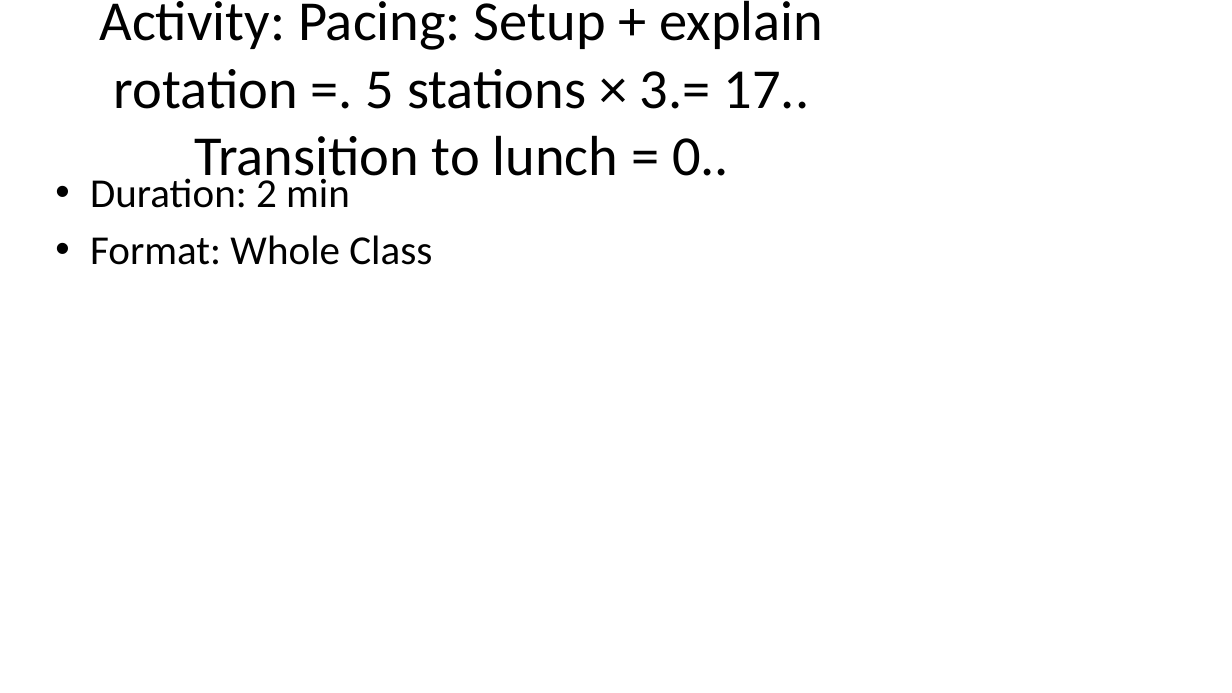
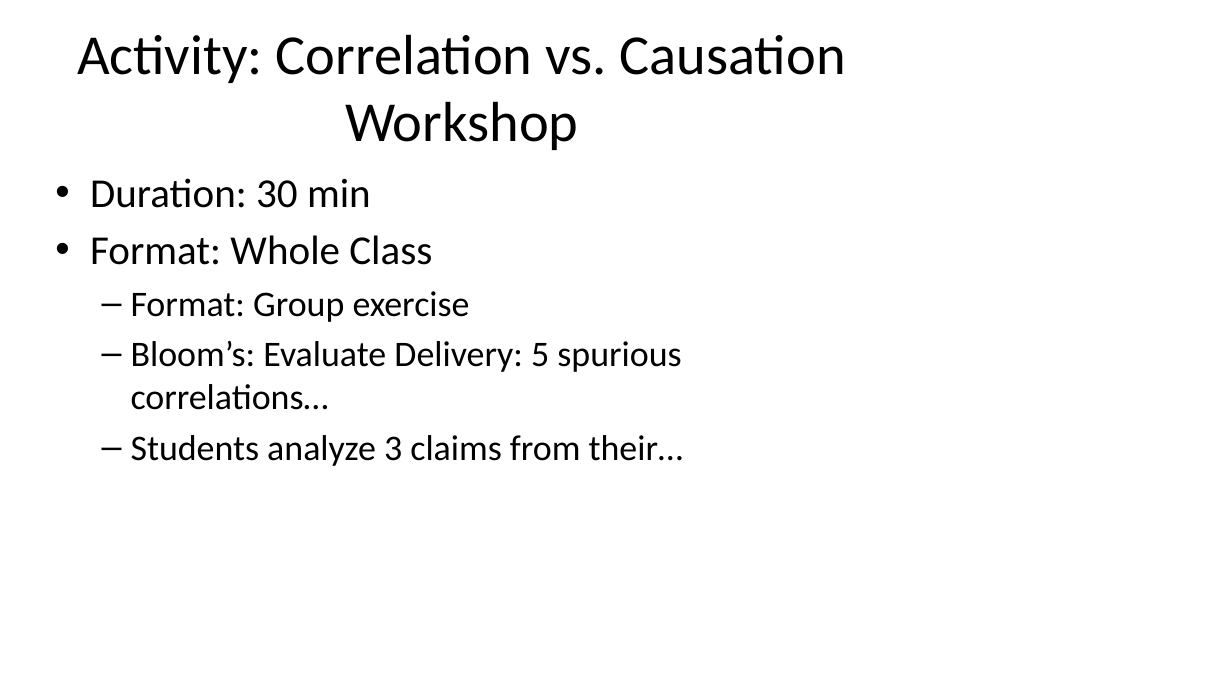
Before and after one commit to nlwtest2020/AyElSeeMoldo, a slide deck: slide 16 of curriculum-planner/output/slides/session_02_slides.pptx (slide 14 before the commit). Drawn at 1232x693 pixels with LibreOffice and Linux fonts; fonts in the diff are those of the drawing. Boxes give left, top, right and bottom in pixels: in the first picture for what was removed or moved away, otherwise in the second. Text is boxed around its words. In the diff, an @@ line names an element or a change of style, - is before the commit and + after.

```diff
--- a/curriculum-planner/output/slides/session_02_slides.pptx
+++ b/curriculum-planner/output/slides/session_02_slides.pptx
@@ title at box(77, 34, 846, 150): text changed @@
-Activity: Pacing: Setup + explain rotation =. 5 stations × 3.= 17.. Transition to lunch = 0..
+Activity: Correlation vs. Causation Workshop
@@ text at box(90, 178, 371, 208): text changed @@
-• Duration: 2 min
+• Duration: 30 min
@@ text at box(131, 291, 683, 466): paragraphs added @@
+  – Format: Group exercise
+  – Bloom’s: Evaluate Delivery: 5 spurious correlations…
+  – Students analyze 3 claims from their…
```
Also in this commit, not shown: 4 other slides changed, 4 slides added, 2 slides removed, 11 other files.
